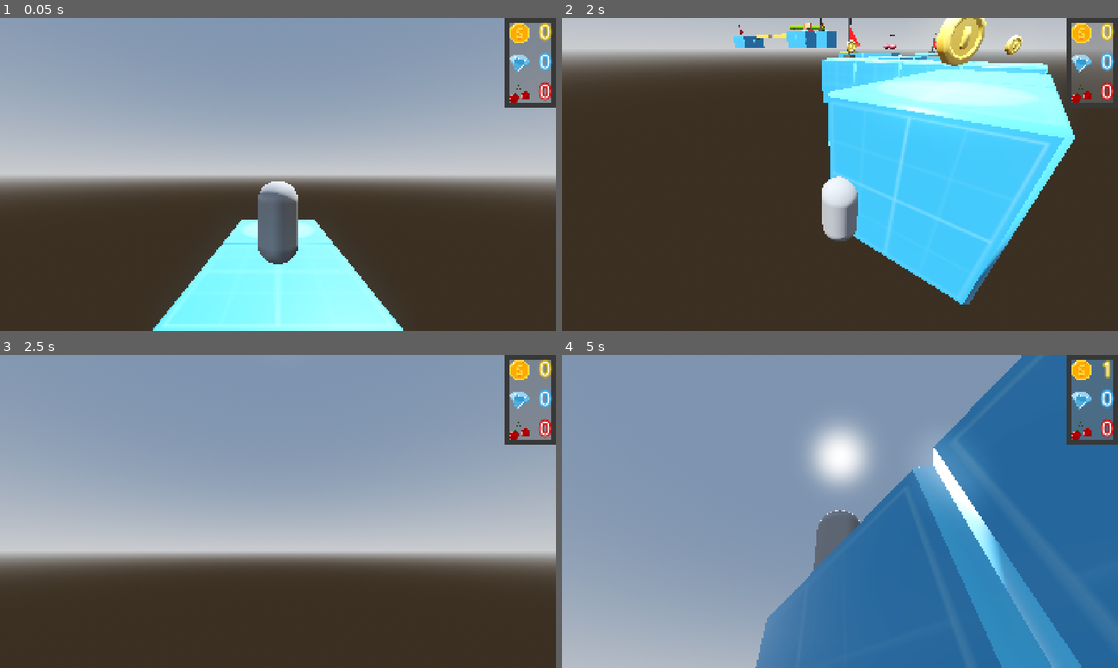
Above: before the commit, frames 1-4 (two rows, left to right).
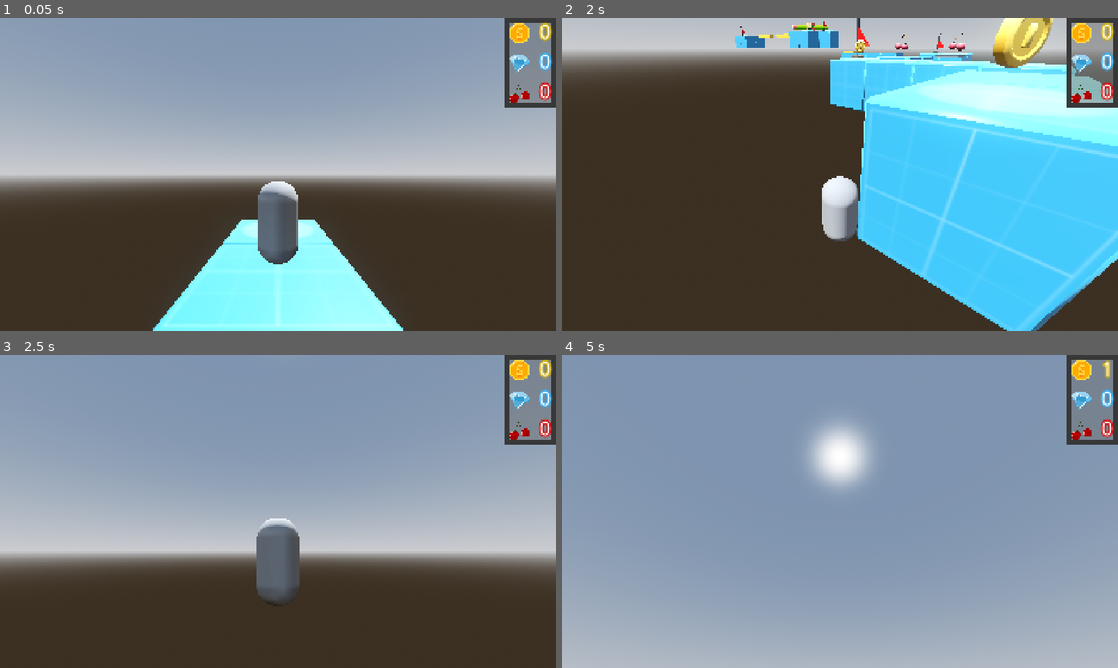
Above: after the commit, the same moments.

Repository: AbsoluteZer0527/My-first-3D-Godot-game
Game: Godot game, scene res://Scenes/game_scene.tscn
Same seed, same stepped clock (60 frames per second), same inputs: the game is played once before the commit and once after it.
Inputs (mouse positions are in pixels of both pictures, inside the frame that each line leads up to):
- Up to frame 1 (0.05 s): no input
- Up to frame 2 (2 s): tap Enter (ui_accept) at 0.5, 0.77, 1.52 s; move the mouse to (867, 174) at 0.52 s; hold W (forward) 0.53-1.28 s; tap Tab at 0.6, 1.35 s; move the mouse to (728, 190) at 1.27 s; hold S (backward) from 1.28 s (still down)
- Up to frame 3 (2.5 s): move the mouse to (289, 505) at 2.02 s; release S (backward) at 2.03 s; hold W (forward) from 2.03 s (still down); tap Tab at 2.1 s
- Up to frame 4 (5 s): tap Enter (ui_accept) at 2.75, 3.02, 3.77, 4.52 s; move the mouse to (812, 574) at 2.77 s; tap Tab at 2.85, 3.6, 4.35 s; move the mouse to (878, 514) at 3.52 s; move the mouse to (673, 464) at 4.27 s; release W (forward) at 4.28 s; hold A (left) from 4.28 s (still down)

Frame 1 is identical in both runs. In frame 2, 21% of the frame differs, in the area x 30-100%, y 0-100%; in frame 3, 1.7%; in frame 4, 43%, in the area x 34-100%, y 0-100%.

Commit message:
fix player collider

Diff:
--- a/First-3D/new-game-project/Scenes/player.tscn
+++ b/First-3D/new-game-project/Scenes/player.tscn
@@ -1,10 +1,10 @@
 [gd_scene load_steps=6 format=3 uid="uid://bo0pwsa6hw5ue"]
 
 [ext_resource type="Script" uid="uid://catiphr4uxxil" path="res://Scripts/player.gd" id="1_cvnsp"]
-[ext_resource type="Script" uid="uid://bt5xq5fm63sa7" path="res://Scripts/CameraController.gd" id="2_6t5aa"]
+[ext_resource type="Script" path="res://Scripts/CameraController.gd" id="2_6t5aa"]
 
 [sub_resource type="CapsuleShape3D" id="CapsuleShape3D_x87qo"]
-radius = 0.001
+radius = 0.5019531
 height = 2.005
 
 [sub_resource type="CapsuleMesh" id="CapsuleMesh_b6fju"]
